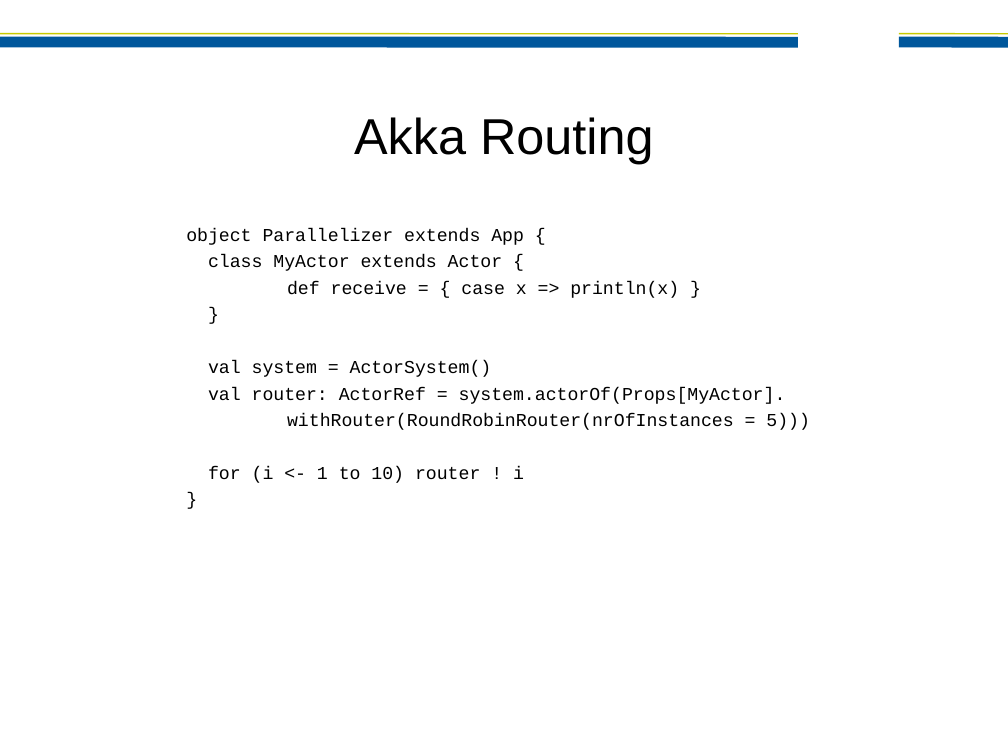
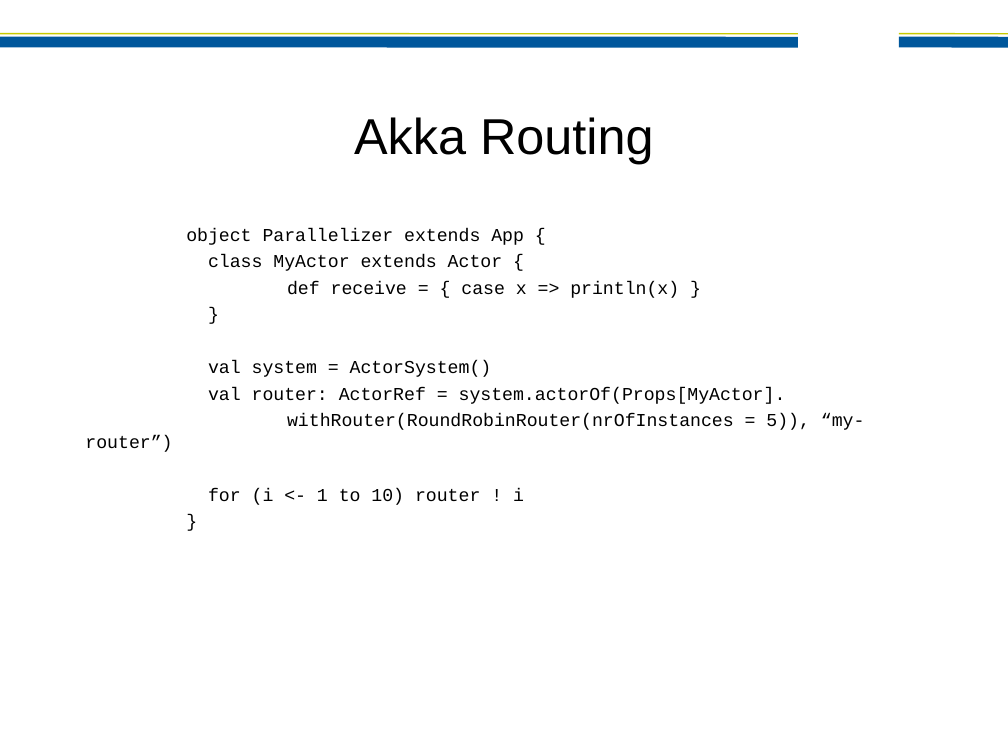
Before and after one commit to jamie-allen/effective_actors, a slide deck: slide 8 of preso/EffectiveActors-JaxConf2012.ppt. Drawn at 1008x756 pixels with LibreOffice and Linux fonts; fonts in the diff are those of the drawing; background and template pictures are left out. Boxes give left, top, right and bottom in pixels: in the first picture for what was removed or moved away, otherwise in the second. Text is boxed around its words. In the diff, an @@ line names an element or a change of style, - is before the commit and + after.

```diff
--- a/preso/EffectiveActors-JaxConf2012.ppt
+++ b/preso/EffectiveActors-JaxConf2012.ppt
@@ text at (85,413,865,452): text changed @@
-withRouter(RoundRobinRouter(nrOfInstances = 5)))
+withRouter(RoundRobinRouter(nrOfInstances = 5)), “my-router”)
```
Also in this commit, not shown: 10 other slides changed, 5 slides added, 1 other file.
